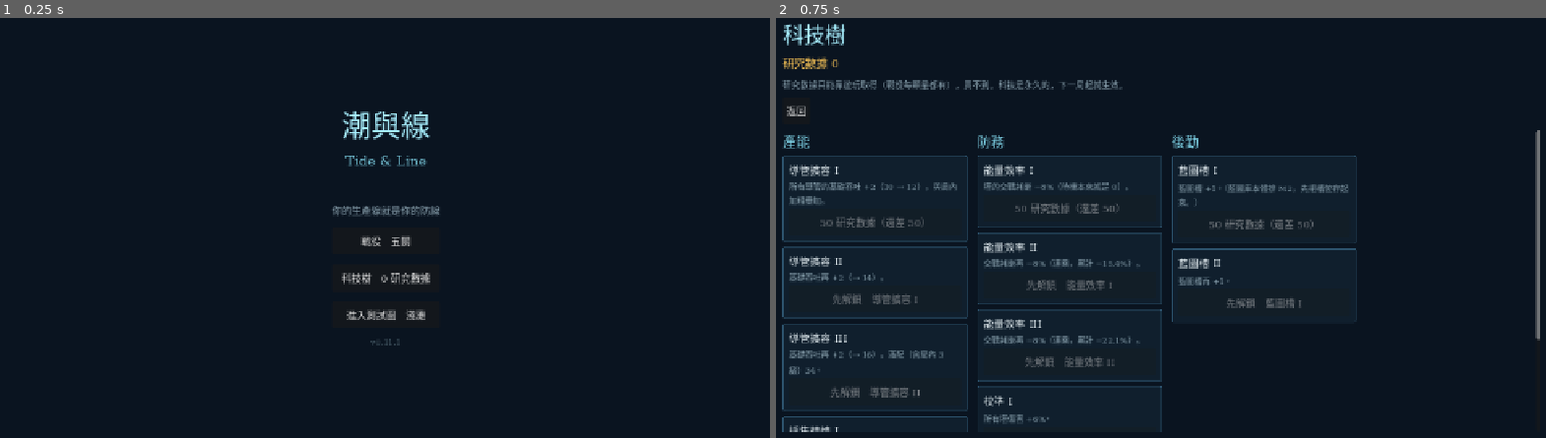
Above: before the commit, frames 1-2 (left to right).
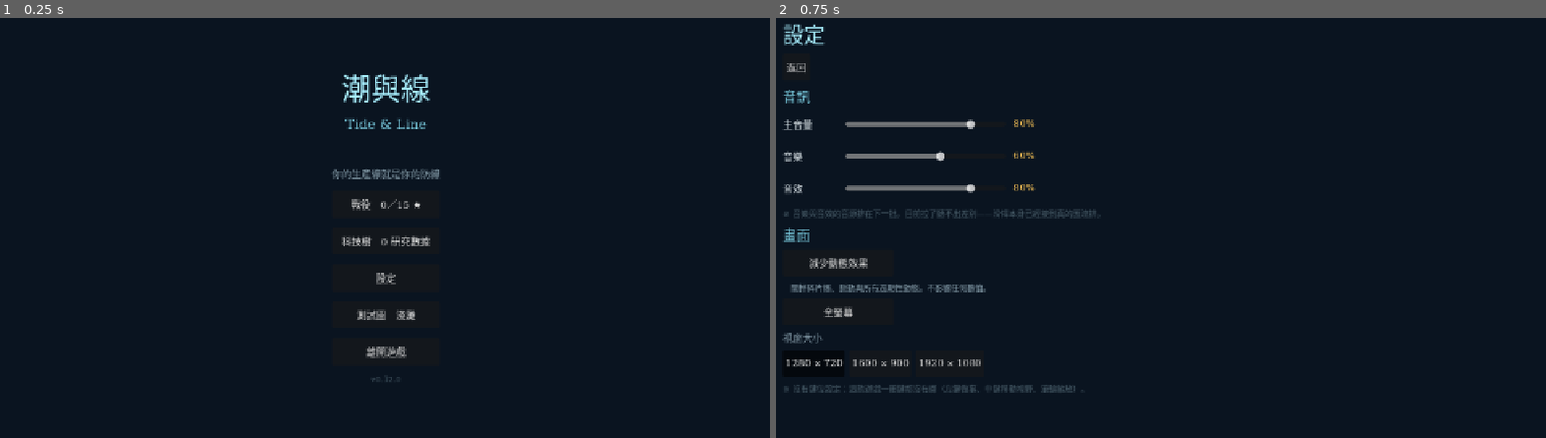
Above: after the commit, the same moments.

Repository: XiaoLin-001/TheGame
Game: Godot game, scene res://scenes/Main.tscn
The game is run twice, just before and just after one commit, with the same random seed, the same clock (stepped at 60 frames per second) and the same inputs.
Inputs (mouse positions are in pixels of both pictures, inside the frame that each line leads up to):
- Up to frame 1 (0.25 s): no input
- Up to frame 2 (0.75 s): click (1161, 278) at 0.5 s, where only the run after the commit has a clickable "設定"

The runs differ from the first frame. In frame 1, 2.3% of the frame differs, in the area x 43-58%, y 13-87%; in frame 2, 10%, in the area x 0-100%, y 1-99%.

Commit message:
B1.4 外框完整化（VERSION 0.12.0）
主選單：戰役（附 N／15 ★ 進度）／科技樹（附研究數據）／設定／測試圖／離開。
進度寫在鈕上是刻意的——回來的理由要在按下去之前就成立。
無盡・每日・公司・名冊排 M2，在做出來之前不放灰色的鈕。

設定畫面：
- 音量三軌真的接到三條匯流排（AudioBus 執行期建 BGM／SFX 掛在 Master 底下），
  走 linear_to_db。音源排 B1.5，畫面上直說「目前拉了聽不出差別」。
- 減少動態效果、全螢幕、視窗大小（三種 16:9）。
- 改了當場生效、當場存檔，沒有「套用」鈕。
- 套用集中在 GameState.apply_settings() 一支；Battle 原本自己讀
  reduce_motion 的那一行刪掉（散在各畫面讀設定＝新畫面就多一個會忘記讀的地方）。
- ★ 不做鍵位設定：這款遊戲一顆鍵都沒有綁，空的鍵位表只是把還不存在的
  東西畫出來給人看。設定畫面上寫明理由。

存檔 sv1→sv2（本專案第一個真的遷移分支）：
campaign.cleared 移除，改由 stars 推導（cleared ⟺ stars>=1）。同一個事實
存兩份遲早會漂移——漂掉那天玩家會看到「通關了但下一關還鎖著」而兩邊都「對」。
遷移三條紀律：一次跳一版、沒有 sv 的檔當成 1、不假設舊資料自洽。
save_test 另外斷言冪等（最常見的事故是開遊戲兩次跑了兩次遷移）。

截圖當場抓到兩個版面缺陷：最後一行說明掉到 720 以外（加 fits 斷言）、
CheckBox 在這套配色裡幾乎看不見（改用 toggle Button，與其他開關同語彙）。

驗證：9 支測試 848 項全過；四條 TL_CLICKTEST 路徑全 PASS（新增 settings）；
五關參考解逐格相同；平衡基準 won/1000/41/51.6 未動。

Co-Authored-By: Claude Opus 5 <noreply@anthropic.com>

Diff:
--- a/godot/data/Campaign.gd
+++ b/godot/data/Campaign.gd
@@ -503,3 +503,11 @@
 static func id_at(index: int) -> String:
 	var lv := at(index)
 	return "" if lv.is_empty() else String((lv["map"] as Dictionary)["id"])
+
+
+## 全部關卡 id（依關序）。統計進度時用，免得呼叫端自己寫一次 `for i in count()`。
+static func ids() -> Array[String]:
+	var out: Array[String] = []
+	for i in LEVELS.size():
+		out.append(id_at(i))
+	return out
--- a/godot/scripts/core/AudioBus.gd
+++ b/godot/scripts/core/AudioBus.gd
@@ -4,13 +4,64 @@
 ## 鐵律 2（30_TECH_DESIGN.md §4.1）：TL_SHOT 或 TL_MUTE 存在時自動全域靜音。
 ## **絕不在沒有測試鉤子的情況下開遊戲視窗做自動化驗證** —— 使用者可能正在工作。
 ##
-## 分軌匯流排（BGM／SFX／UI）與音量滑桿排在 B1.5，本批只做 Master 靜音。
+## ★ B1.4：三條分軌（Master / BGM / SFX）與音量在這裡落地。
+## **BGM 與 SFX 目前沒有東西可播**（音源排 B1.5），但滑桿接的是真的匯流排——
+## 接一個假的滑桿到 B1.5 再換掉，等於保證那時沒有人記得要換。
+
+## 分軌名稱。BGM 與 SFX 都掛在 Master 底下，所以主音量一動兩邊一起動。
+const BUSES := ["BGM", "SFX"]
+
+## 靜音時實際套用的分貝。`-80` 是 Godot 的實質無聲下限。
+const SILENT_DB := -80.0
 
 var muted: bool = false
 
 
 func _ready() -> void:
+	_ensure_buses()
 	muted = Env.want_mute()
 	AudioServer.set_bus_mute(AudioServer.get_bus_index("Master"), muted)
 	if muted:
 		print("[TL] audio muted")
+
+
+## 專案裡只宣告了 Master，其餘在執行期補上。
+## **寫在程式碼而不是 `default_bus_layout.tres`**：分軌名稱要和 `settings` 的
+## 鍵對得起來，而那個對應關係放在同一個檔案裡才不會各改各的。
+func _ensure_buses() -> void:
+	for name: String in BUSES:
+		if AudioServer.get_bus_index(name) >= 0:
+			continue
+		AudioServer.add_bus()
+		var i := AudioServer.bus_count - 1
+		AudioServer.set_bus_name(i, name)
+		AudioServer.set_bus_send(i, "Master")
+
+
+## 把 `settings` 的三個 0..1 音量套到匯流排上。
+##
+## ★ **靜音時不寫音量**：測試鉤子在跑的時候把音量寫回去，等於讓一個
+## 「絕不出聲」的承諾取決於玩家存檔裡剛好存了什麼（鐵律 2）。
+func apply(settings: Dictionary) -> void:
+	if muted:
+		return
+	_set_volume("Master", float(settings.get("master", 0.8)))
+	_set_volume("BGM", float(settings.get("bgm", 0.6)))
+	_set_volume("SFX", float(settings.get("sfx", 0.8)))
+
+
+## 0..1 的線性音量 → 分貝。**用 `linear_to_db` 而不是自己乘**：
+## 人耳是對數的，線性套上去會讓滑桿的前 20% 什麼都聽不出來、後面又爆掉。
+## 0 一律送到 `SILENT_DB`（`linear_to_db(0)` 是 −inf，寫進去會出事）。
+func _set_volume(bus: String, linear: float) -> void:
+	var i := AudioServer.get_bus_index(bus)
+	if i < 0:
+		return
+	var v := clampf(linear, 0.0, 1.0)
+	AudioServer.set_bus_volume_db(i, SILENT_DB if v <= 0.0 else linear_to_db(v))
+
+
+## 目前的分貝（設定畫面的自檢要能問「這個滑桿真的接到東西了嗎」）。
+func volume_db(bus: String) -> float:
+	var i := AudioServer.get_bus_index(bus)
+	return SILENT_DB if i < 0 else AudioServer.get_bus_volume_db(i)
--- a/godot/scripts/core/GameState.gd
+++ b/godot/scripts/core/GameState.gd
@@ -10,7 +10,7 @@
 ## `0.<全域批次序號>.<修補>`。**批次編號就編在版本號裡**，所以這裡不再另存一個
 ## `BATCH` 字串——B0.6 與 B0.6.1 連續兩批都忘了同步它，標題畫面掛著 `B0.5` 三天。
 ## 兩個必須手動保持一致的常數，遲早會不一致；批次名稱在 `CHANGELOG.md` 與 git log。
-const VERSION := "0.11.1"
+const VERSION := "0.12.0"
 
 const GAME_NAME := "潮與線"
 const GAME_NAME_EN := "Tide & Line"
@@ -21,6 +21,30 @@
 var data: Dictionary = {}
 
 
+const Motion := preload("res://scripts/render/Motion.gd")
+
+
 func _ready() -> void:
 	# autoload 順序把 SaveService 排在 GameState 之前，所以這裡它已經就緒。
 	SaveService.load_into(data)
+	apply_settings()
+
+
+## ★ 把存檔裡的設定套到會受影響的地方（B1.4）。**開機一次、設定畫面改一次動一次**，
+## 只有這一支——散在各畫面的 `_ready()` 裡讀設定的話，新加一個畫面就多一個
+## 會忘記讀的地方，而忘記的那個畫面看起來完全正常。
+func apply_settings() -> void:
+	var settings: Dictionary = data.get("settings", {})
+	AudioBus.apply(settings)
+	Motion.reduce = bool(settings.get("reduce_motion", false))
+	# ★ 有測試鉤子時不動視窗：`TL_SHOT` 的「同參數在任何機器上拍出同一張圖」
+	#   不能取決於這台機器的玩家把解析度設成什麼（RG-61 的同一條紀律）。
+	if Env.any_hook():
+		return
+	if bool(settings.get("fullscreen", false)):
+		DisplayServer.window_set_mode(DisplayServer.WINDOW_MODE_FULLSCREEN)
+		return
+	DisplayServer.window_set_mode(DisplayServer.WINDOW_MODE_WINDOWED)
+	var sizes: Array = SaveService.RESOLUTIONS
+	var i := clampi(int(settings.get("resolution", 0)), 0, sizes.size() - 1)
+	DisplayServer.window_set_size(sizes[i])
--- a/godot/scripts/core/SaveService.gd
+++ b/godot/scripts/core/SaveService.gd
@@ -11,10 +11,17 @@
 
 const Score := preload("res://scripts/sim/Score.gd")
 
-const SAVE_VERSION := 1
+## sv2（B1.4）：`campaign.cleared` 移除，改由 `campaign.stars` 推導。
+const SAVE_VERSION := 2
 
 const PATH := "user://save.json"
 const TMP_PATH := "user://save.json.tmp"
+
+## ★ 可選的視窗尺寸。**放在 schema 旁邊**：存檔存的是這個陣列的**索引**，
+## 兩者不在同一個檔案的那一天，刪掉一個選項就會留下一個選不到也顯示不出來的值。
+## 全部 16:9——版面基準是 1280×720，`stretch/aspect=expand` 在別的長寬比下
+## 會讓框架與地圖的比例對不上。
+const RESOLUTIONS := [Vector2i(1280, 720), Vector2i(1600, 900), Vector2i(1920, 1080)]
 
 ## 完整 schema 骨架。**讀取一律走 normalize()**，任何缺失欄位都由此補上安全預設。
 const DEFAULTS := {
@@ -22,7 +29,10 @@
 	"company_level": 1,
 	"tech": {"unlocked": [], "data": 0},
 	"roster": {"owned": [], "tokens": 0},
-	"campaign": {"cleared": [], "stars": {}},
+	# ★ sv2 起**沒有 `cleared`**：它和 `stars` 講的是同一件事（`stars[id] >= 1`），
+	# 而同一個事實存兩份遲早會漂移——漂掉的那一天，玩家會看到「這一關通關了
+	# 但下一關還鎖著」，而兩個欄位各自都「對」。
+	"campaign": {"stars": {}},
 	"endless": {"best_wave": 0, "best_score": 0},
 	# 每日兩榜：{"<日期>": {"unified": {...}, "free": {...}}}（§3）
 	"daily": {},
@@ -30,7 +40,12 @@
 	"levels": {"towers": {}, "nodes": {}},
 	"entitlements": {"purchases": [], "no_ads": false, "pass_season": 0, "pass_owned": false},
 	"blueprints": [],
-	"settings": {"master": 0.8, "bgm": 0.6, "sfx": 0.8, "reduce_motion": false},
+	# `resolution` 是 `screens/Settings.gd` 的 `RESOLUTIONS` 索引，不是像素——
+	# 存像素的話，日後刪掉一個選項就會出現一個選不到、也顯示不出來的設定值。
+	"settings": {
+		"master": 0.8, "bgm": 0.6, "sfx": 0.8,
+		"reduce_motion": false, "fullscreen": false, "resolution": 0,
+	},
 }
 
 ## 有任何 TL_* 鉤子時為 false。直接由 Env 靜態判定，不依賴其他 autoload 的 _ready 順序。
@@ -54,13 +69,36 @@
 	return d
 
 
-## 鏈式套用版本遷移。目前 sv=1 為首版，尚無遷移分支。
-## 新增時的形狀：
-##   while sv < SAVE_VERSION: match sv: 1: _migrate_sv1_to_sv2(d); sv += 1
+## ★ 鏈式套用版本遷移（B1.4 起真的有分支了）。
+##
+## **一次跳一版，不寫「從任何版本直達最新」的捷徑**：捷徑要在每加一版時
+## 重寫一次全部組合，而漏掉的那一格是玩家的存檔。
+##
+## 沒有 `sv` 的檔一律當成 1——那是首版出貨時的形狀，不是「壞檔」。
 static func migrate(d: Dictionary) -> Dictionary:
-	# 尚無 sv2，故無迴圈；沒有 sv 的舊檔也一樣，交給 _fill_defaults 補完。
-	# 加入第一個遷移時把上面註解的形狀展開。
+	var sv := int(d.get("sv", 1))
+	while sv < SAVE_VERSION:
+		match sv:
+			1: _migrate_sv1_to_sv2(d)
+		sv += 1
+	d["sv"] = SAVE_VERSION
 	return d
+
+
+## sv1 → sv2：`campaign.cleared` 併進 `campaign.stars`。
+##
+## 舊檔裡可能有「在 cleared 裡、但 stars 沒有記錄」的關（理論上不該發生，
+## 但存檔遷移**不能假設舊資料是自洽的**）——那種一律補成 1 星，
+## 因為 cleared 唯一的意思就是「至少通關過一次」。
+static func _migrate_sv1_to_sv2(d: Dictionary) -> void:
+	var campaign: Dictionary = d.get("campaign", {})
+	if not campaign.has("cleared"):
+		return
+	var stars: Dictionary = campaign.get("stars", {})
+	for id: Variant in campaign["cleared"]:
+		stars[String(id)] = maxi(1, int(stars.get(String(id), 0)))
+	campaign["stars"] = stars
+	campaign.erase("cleared")
 
 
 ## ★ 把一局戰役的結果寫進存檔（B1.2、`10_GDD.md` §7.9）。**只增不減**：
@@ -72,13 +110,10 @@
 static func apply_result(d: Dictionary, level_id: String, stars: int, reward: int) -> float:
 	var campaign: Dictionary = d.get("campaign", {})
 	var best: Dictionary = campaign.get("stars", {})
-	var cleared: Array = campaign.get("cleared", [])
 	if stars <= 0:
 		return 0.0
 	var gain := Score.reward_delta(reward, stars, int(best.get(level_id, 0)))
 	best[level_id] = maxi(stars, int(best.get(level_id, 0)))
-	if not cleared.has(level_id):
-		cleared.append(level_id)
 	var tech: Dictionary = d.get("tech", {})
 	tech["data"] = float(tech.get("data", 0)) + gain
 	return gain
--- a/godot/scripts/screens/Battle.gd
+++ b/godot/scripts/screens/Battle.gd
@@ -123,9 +123,8 @@
 	set_anchors_and_offsets_preset(Control.PRESET_FULL_RECT)
 	# ★ 「減少動態效果」（§4.4）。B1.6 之前這是**死設定**：存檔裡有、
 	#   沒有任何人讀。設定畫面在 B1.4，在那之前它由存檔預設值（false）決定。
-	Motion.reduce = bool(
-		(GameState.data.get("settings", {}) as Dictionary).get("reduce_motion", false)
-	)
+	# `Motion.reduce` 由 `GameState.apply_settings()` 統一設定（B1.4）——
+	# 開機一次、設定畫面改一次動一次。這裡不再各讀一份。
 	s = SessionState.new()
 	# `TL_PANEL=sandbox`：沙盤「靜水」（`data/Maps.gd`）。**合金那一列流動珠
 	# 只有這張圖上有**——淺灘的示範佈局沒有熔爐，所以第三種資源的視覺編碼
--- a/godot/scripts/screens/Campaign.gd
+++ b/godot/scripts/screens/Campaign.gd
@@ -116,8 +116,8 @@
 func _unlocked(index: int) -> bool:
 	if index <= 0:
 		return true
-	var cleared: Array = (GameState.data.get("campaign", {}) as Dictionary).get("cleared", [])
-	return cleared.has(CampaignData.id_at(index - 1))
+	# 「通關」＝上一關至少 1 星（sv2 起沒有另一份 `cleared` 清單，§7.9）。
+	return _stars(index - 1) >= 1
 
 
 func _stars(index: int) -> int:
--- a/godot/scripts/screens/Main.gd
+++ b/godot/scripts/screens/Main.gd
@@ -7,14 +7,19 @@
 const BattleScreen := preload("res://scripts/screens/Battle.gd")
 const CampaignScreen := preload("res://scripts/screens/Campaign.gd")
 const TechScreen := preload("res://scripts/screens/Tech.gd")
+const SettingsScreen := preload("res://scripts/screens/Settings.gd")
 const CampaignData := preload("res://data/Campaign.gd")
 
 ## TL_PANEL 目前認得的畫面。其餘由後續批次補進來。
 ## `sandbox` ＝ 局內畫面但換成沙盤「靜水」（`data/Maps.gd`）：
 ## 沒有敵人，只有三種資源在跑，用來驗合金那一列流動珠（B1.1）。
 ## `campaign` ＝ 戰役關卡選擇；配 `TL_LEVEL=1..5` 直接進那一關（B1.2）。
-## `tech` ＝ 科技樹（B1.3）。
-const KNOWN_PANELS := ["title", "battle", "sandbox", "campaign", "tech"]
+## `tech` ＝ 科技樹（B1.3）、`settings` ＝ 設定（B1.4）。
+const KNOWN_PANELS := ["title", "battle", "sandbox", "campaign", "tech", "settings"]
+
+
+## 主選單的五顆鈕（自檢要按得到）。
+var _menu_buttons: Array[Button] = []
 
 
 func _ready() -> void:
@@ -27,6 +32,9 @@
 		return
 	if Hooks.panel == "tech":
 		_enter_tech()
+		return
+	if Hooks.panel == "settings":
+		_enter_settings()
 		return
 	_build()
 	_route_panel()
@@ -60,6 +68,14 @@
 	add_child(screen)
 
 
+func _enter_settings() -> void:
+	for c: Node in get_children():
+		c.queue_free()
+	var screen := SettingsScreen.new()
+	screen.on_exit = _back_to_title
+	add_child(screen)
+
+
 func _back_to_title() -> void:
 	for c: Node in get_children():
 		remove_child(c)
@@ -85,23 +101,21 @@
 
 	col.add_child(UiKit.label(GameState.TAGLINE, 16, Palette.TEXT_SECONDARY))
 
-	# 可玩 build 的入口（工作室鐵律 2）。真正的主選單在 B1.4。
-	var campaign := Button.new()
-	campaign.text = "戰役　五關"
-	campaign.pressed.connect(_enter_campaign)
-	col.add_child(UiKit.touchable(campaign))
-
-	var tech := Button.new()
-	tech.text = "科技樹　%s 研究數據" % UiKit.commas(
-		int(float((GameState.data.get("tech", {}) as Dictionary).get("data", 0)))
-	)
-	tech.pressed.connect(_enter_tech)
-	col.add_child(UiKit.touchable(tech))
-
-	var start := Button.new()
-	start.text = "進入測試圖　淺灘"
-	start.pressed.connect(_enter_battle)
-	col.add_child(UiKit.touchable(start))
+	# ★ 主選單（B1.4）。**戰役排第一顆**：它是這款遊戲；科技樹與設定是它的周邊，
+	#   測試圖是給我自己用的。順序就是「玩家最可能想按的東西」由上而下。
+	_menu_buttons.clear()
+	for entry: Array in [
+		["戰役　%s" % _campaign_progress(), _enter_campaign],
+		["科技樹　%s 研究數據" % UiKit.commas(int(_research_data())), _enter_tech],
+		["設定", _enter_settings],
+		["測試圖　淺灘", _enter_battle],
+		["離開遊戲", _quit],
+	]:
+		var b := Button.new()
+		b.text = String(entry[0])
+		b.pressed.connect(entry[1] as Callable)
+		_menu_buttons.append(b)
+		col.add_child(UiKit.touchable(b))
 
 	# TL_NAKED 的語意是「隱藏所有數值標籤，只留圖形」（30_TECH_DESIGN.md §4.1）。
 	# 本批還沒有 HUD 可遮，先把版本／鉤子這行納管，證明這條路徑真的接通了；
@@ -118,6 +132,28 @@
 		col.add_child(UiKit.label(hooks, 11, Palette.WARN_ORANGE))
 
 
+## 戰役進度：滿星是 15 顆。**主選單上就看得到「還差幾顆」**——
+## 回來的理由要在按下去之前就成立，不是進了關卡選擇才發現。
+func _campaign_progress() -> String:
+	var best: Dictionary = (GameState.data.get("campaign", {}) as Dictionary).get("stars", {})
+	var got := 0
+	for id: String in CampaignData.ids():
+		got += int(best.get(id, 0))
+	var total := CampaignData.count() * 3
+	return "%d／%d ★" % [got, total]
+
+
+func _research_data() -> float:
+	return float((GameState.data.get("tech", {}) as Dictionary).get("data", 0))
+
+
+## 離開。**存一次再走**——設定畫面雖然改一次存一次，但戰役結算那條路徑
+## 是在 `Battle` 裡寫的，留一個出口統一收尾比較不會漏。
+func _quit() -> void:
+	SaveService.save_from(GameState.data)
+	get_tree().quit()
+
+
 func _route_panel() -> void:
 	if Hooks.panel == "":
 		return
--- /dev/null
+++ b/godot/scripts/screens/Settings.gd
@@ -0,0 +1,273 @@
+extends Control
+## 設定畫面（B1.4、`10_GDD.md` §6.2）。
+##
+## 三條紀律：
+##   ① **改了當場生效**，不要「套用」鈕。滑桿拉到一半才知道結果的音量沒有意義。
+##   ② **當場存檔**。改完設定又忘了存的那一個玩家，下次開遊戲會以為設定壞了。
+##   ③ **不做鍵位設定**。這款遊戲一顆鍵都沒有綁（局內說明就寫著「沒有鍵盤」），
+##      做一個空的鍵位表只是把「還沒有的東西」畫出來給人看。B1.4 的 DoD 列了
+##      鍵位，這裡誠實地不做，理由記在 `40_PRODUCTION_PLAN.md` 的完工證據。
+
+const Motion := preload("res://scripts/render/Motion.gd")
+
+## 可選的視窗尺寸。清單本體在 `SaveService`——存檔存的是它的索引，
+## 兩者放同一個檔案才不會各改各的。
+const RESOLUTIONS := SaveService.RESOLUTIONS
+
+## `settings` 的三個音量鍵 →（顯示名, 匯流排名）。
+const VOLUMES := [
+	["master", "主音量", "Master"],
+	["bgm", "音樂", "BGM"],
+	["sfx", "音效", "SFX"],
+]
+
+
+var on_exit: Callable = Callable()
+
+var _sliders: Dictionary = {}          # key → HSlider
+var _reduce_check: Button = null
+var _fullscreen_check: Button = null
+var _res_buttons: Array[Button] = []
+var _col: VBoxContainer = null
+
+
+func _ready() -> void:
+	theme = UiKit.theme()
+	set_anchors_and_offsets_preset(Control.PRESET_FULL_RECT)
+	_build()
+	if Hooks.click_test:
+		_click_selftest.call_deferred()
+
+
+func _settings() -> Dictionary:
+	return GameState.data["settings"]
+
+
+## ★ 輸入層自檢（`TL_CLICKTEST=1 TL_PANEL=settings`）。
+##
+## 這個畫面唯一該問的問題是「拉了滑桿之後，**外面那個東西真的變了嗎**」——
+## 一個只寫進字典、沒有接到匯流排／`Motion.reduce`／視窗的設定畫面，
+## 看起來和正常的完全一樣（B1.3 那條「買了沒生效的科技」是同一類缺陷）。
+func _click_selftest() -> void:
+	await get_tree().process_frame
+	await get_tree().process_frame
+	var s := _settings()
+
+	# ① 音量：拉滑桿 → 存檔的值變了 → **匯流排的分貝也變了**。
+	#    有測試鉤子時 `AudioBus.muted` 為真、`apply()` 是空操作（鐵律 2），
+	#    所以這裡只驗到「值有寫進去」為止，分貝那一半改用直接呼叫驗。
+	(_sliders["master"] as HSlider).value = 0.5
+	await get_tree().process_frame
+	var vol_saved: bool = is_equal_approx(float(s["master"]), 0.5)
+	# 匯流排本身要真的存在（`apply()` 找不到就會靜靜地什麼都不做）。
+	var buses_exist: bool = (
+		AudioServer.get_bus_index("BGM") >= 0 and AudioServer.get_bus_index("SFX") >= 0
+	)
+	# ★ 鐵律 2：**靜音時 `apply()` 必須是空操作**。不然「有鉤子就一定不出聲」
+	#   這個承諾會變成「取決於這台機器的玩家把音量存成多少」。
+	var db_before := AudioBus.volume_db("Master")
+	AudioBus.apply({"master": 1.0, "bgm": 1.0, "sfx": 1.0})
+	var mute_wins: bool = AudioBus.muted and is_equal_approx(
+		AudioBus.volume_db("Master"), db_before
+	)
+
+	# ② 減少動態效果：勾了之後 `Motion.reduce` 當場為真、效果壽命歸零。
+	_reduce_check.button_pressed = true
+	await get_tree().process_frame
+	var reduce_live: bool = Motion.reduce and Motion.ticks(Motion.BASE) == 0
+	_reduce_check.button_pressed = false
+	await get_tree().process_frame
+	var reduce_off: bool = not Motion.reduce and Motion.ticks(Motion.BASE) > 0
+
+	# ③ 解析度：點第二顆 → 視窗真的變大 → 再點回來。
+	#    **點回來是必要的**：`TL_SHOT` 那條路徑要求同參數拍出同一張圖。
+	var before := DisplayServer.window_get_size()
+	_press(_res_buttons[1])
+	await get_tree().process_frame
+	var resized: bool = DisplayServer.window_get_size() == RESOLUTIONS[1]
+	_press(_res_buttons[0])
+	await get_tree().process_frame
+	var restored: bool = DisplayServer.window_get_size() == RESOLUTIONS[0] and before == before
+
+	# ④ 存檔沒有被真的寫出去（有鉤子時 persist=false，鐵律 1）。
+	var no_write: bool = not SaveService.persist
+
+	# ⑤ ★ **整頁留在畫面內**（RG-75 的同一條）。第一版的間距讓最後那行說明
+	#    掉到 720 以外，而 `_draw()` 對此一個字都不會說。
+	var last: Control = _col.get_child(_col.get_child_count() - 1)
+	var fits: bool = last.global_position.y + last.size.y <= float(size.y)
+
+	var ok: bool = (
+		vol_saved and mute_wins and buses_exist and reduce_live and reduce_off
+		and resized and restored and no_write and fits
+	)
+	print("[TL_CLICKTEST/settings] vol=%s buses=%s mute_wins=%s reduce_on=%s reduce_off=%s resize=%s restore=%s no_write=%s fits=%s → %s" % [
+		vol_saved, buses_exist, mute_wins, reduce_live, reduce_off, resized, restored, no_write,
+		fits, "PASS" if ok else "FAIL"
+	])
+	if Hooks.shot_path == "":
+		get_tree().quit(0 if ok else 1)
+
+
+func _press(b: Button) -> void:
+	b.grab_focus()
+	b.pressed.emit()
+
+
+func _clear() -> void:
+	for c: Node in get_children():
+		remove_child(c)
+		c.queue_free()
+
+
+func _build() -> void:
+	_clear()
+	_sliders.clear()
+	_res_buttons.clear()
+
+	var margin := MarginContainer.new()
+	margin.set_anchors_and_offsets_preset(Control.PRESET_FULL_RECT)
+	for side: String in ["left", "right", "top", "bottom"]:
+		margin.add_theme_constant_override("margin_" + side, 24)
+	add_child(margin)
+
+	# 間距 8 而不是 14：這一頁有 13 個列，每一格間距都乘以 13。
+	# 第一版用 14 就讓最後那行說明掉到 720 以外（自檢的 `fits` 現在守著）。
+	var col := UiKit.vbox(8)
+	_col = col
+	margin.add_child(col)
+	col.add_child(UiKit.label("設定", 34, Palette.ORDER_BRIGHT, false))
+	if on_exit.is_valid():
+		var back := Button.new()
+		back.text = "返回"
+		back.pressed.connect(on_exit)
+		var row := UiKit.hbox(0)
+		row.add_child(UiKit.touchable(back))
+		col.add_child(row)
+
+	col.add_child(UiKit.label("音訊", 22, Palette.ORDER_CYAN, false))
+	for v: Array in VOLUMES:
+		col.add_child(_volume_row(String(v[0]), String(v[1])))
+	# 誠實標記：B1.5 之前這兩軌沒有東西可播。**不寫的話玩家會以為滑桿壞了。**
+	col.add_child(UiKit.label(
+		"※ 音樂與音效的音源排在下一批，目前拉了聽不出差別——滑桿本身已經接到真的匯流排。",
+		13, Palette.TEXT_DISABLED, false
+	))
+
+	col.add_child(UiKit.label("畫面", 22, Palette.ORDER_CYAN, false))
+	_reduce_check = _checkbox(
+		"減少動態效果", bool(_settings().get("reduce_motion", false)), _on_reduce
+	)
+	col.add_child(_left(_reduce_check))
+	col.add_child(UiKit.label(
+		"　關掉碎片爆、脈動與所有週期性動態。不影響任何數值。",
+		13, Palette.TEXT_SECONDARY, false
+	))
+	_fullscreen_check = _checkbox(
+		"全螢幕", bool(_settings().get("fullscreen", false)), _on_fullscreen
+	)
+	col.add_child(_left(_fullscreen_check))
+
+	col.add_child(UiKit.label("視窗大小", 16, Palette.TEXT_SECONDARY, false))
+	var res_row := UiKit.hbox(8)
+	col.add_child(res_row)
+	for i in RESOLUTIONS.size():
+		var size: Vector2i = RESOLUTIONS[i]
+		var b := Button.new()
+		b.text = "%d × %d" % [size.x, size.y]
+		b.toggle_mode = true
+		b.button_pressed = size == _saved_resolution()
+		b.pressed.connect(_on_resolution.bind(i))
+		_res_buttons.append(b)
+		res_row.add_child(UiKit.touchable(b))
+
+	col.add_child(UiKit.label(
+		"※ 沒有鍵位設定：這款遊戲一顆鍵都沒有綁（左鍵做事、中鍵移動視野、滾輪縮放）。",
+		13, Palette.TEXT_DISABLED, false
+	))
+
+
+func _volume_row(key: String, label: String) -> Control:
+	var row := UiKit.hbox(12)
+	var name := UiKit.label(label, 16, Palette.TEXT_PRIMARY, false)
+	name.custom_minimum_size.x = 90
+	row.add_child(name)
+	var slider := HSlider.new()
+	slider.min_value = 0.0
+	slider.max_value = 1.0
+	slider.step = 0.05
+	slider.value = float(_settings().get(key, 0.8))
+	slider.custom_minimum_size = Vector2(260, UiKit.TOUCH_MIN)
+	var value := UiKit.label("%d%%" % roundi(slider.value * 100.0), 16, Palette.ENERGY_AMBER, false)
+	value.custom_minimum_size.x = 56
+	slider.value_changed.connect(_on_volume.bind(key, value))
+	_sliders[key] = slider
+	row.add_child(slider)
+	row.add_child(value)
+	return row
+
+
+## ★ 用 toggle `Button` 而不是 `CheckBox`：預設主題的勾選框是深色方塊畫在
+## 深色底上，在這套配色裡幾乎看不見（截圖當場看出來的）。全遊戲其他地方的
+## 開關（底欄的「優先權」「說明」、視窗大小）都是按下去會凹進去的 toggle 鈕，
+## 這裡跟著同一個語彙，順便就不必替一個元件單獨調主題。
+func _checkbox(text: String, on: bool, handler: Callable) -> Button:
+	var c := Button.new()
+	c.text = text
+	c.toggle_mode = true
+	c.button_pressed = on
+	c.custom_minimum_size.x = 180
+	c.toggled.connect(handler)
+	return c
+
+
+## `VBoxContainer` 會把子節點橫向撐滿，開關撐成一整條看起來像分隔線不像鈕。
+## 包一層 `HBox` 讓它維持自然寬度、靠左。
+func _left(c: Control) -> Control:
+	var row := UiKit.hbox(0)
+	row.add_child(UiKit.touchable(c))
+	return row
+
+
+func _saved_resolution() -> Vector2i:
+	var i := int(_settings().get("resolution", 0))
+	return RESOLUTIONS[clampi(i, 0, RESOLUTIONS.size() - 1)]
+
+
+# ── 變更處理：一律「當場生效 → 當場存檔」 ────────────────────────────
+
+func _on_volume(v: float, key: String, value_label: Label) -> void:
+	_settings()[key] = v
+	value_label.text = "%d%%" % roundi(v * 100.0)
+	AudioBus.apply(_settings())
+	_save()
+
+
+func _on_reduce(on: bool) -> void:
+	_settings()["reduce_motion"] = on
+	Motion.reduce = on
+	_save()
+
+
+func _on_fullscreen(on: bool) -> void:
+	_settings()["fullscreen"] = on
+	DisplayServer.window_set_mode(
+		DisplayServer.WINDOW_MODE_FULLSCREEN if on else DisplayServer.WINDOW_MODE_WINDOWED
+	)
+	_save()
+
+
+func _on_resolution(index: int) -> void:
+	_settings()["resolution"] = index
+	for i in _res_buttons.size():
+		_res_buttons[i].button_pressed = i == index
+	# 全螢幕時改視窗大小是空操作，但值仍然存起來——切回視窗時要用得到。
+	if not bool(_settings().get("fullscreen", false)):
+		DisplayServer.window_set_size(RESOLUTIONS[index])
+	_save()
+
+
+## 有測試鉤子時 `SaveService.save_from()` 自己會跳過（鐵律 1），
+## 所以這裡不必再判一次——判兩次的那一天，兩邊的條件就會開始不一樣。
+func _save() -> void:
+	SaveService.save_from(GameState.data)
--- a/godot/tests/campaign_test.gd
+++ b/godot/tests/campaign_test.gd
@@ -207,7 +207,8 @@
 	var gain := SaveService.apply_result(d, "tidemouth", 2, 30)
 	t.near(gain, 60.0, "首通 2 星＝30 × 2")
 	t.near(float((d["tech"] as Dictionary)["data"]), 60.0, "研究數據入帳")
-	t.eq((d["campaign"] as Dictionary)["cleared"], ["tidemouth"], "通關紀錄寫進去了")
+	# sv2 起「通關」就是「星數 >= 1」，沒有另一份 cleared 清單（B1.4）。
+	t.eq(int(((d["campaign"] as Dictionary)["stars"] as Dictionary)["tidemouth"]), 2, "通關紀錄＝星數")
 
 	# 回頭補到 3 星：**只補差額**。
 	var gain2 := SaveService.apply_result(d, "tidemouth", 3, 30)
@@ -222,7 +223,7 @@
 	# 重玩失敗：星數與通關紀錄都不得被抹掉（紅線 R1「失敗只花時間」）。
 	SaveService.apply_result(d, "tidemouth", 0, 30)
 	t.eq(int(((d["campaign"] as Dictionary)["stars"] as Dictionary)["tidemouth"]), 3, "失敗不扣星")
-	t.eq((d["campaign"] as Dictionary)["cleared"], ["tidemouth"], "失敗不會抹掉通關紀錄")
+	t.ok(not (d["campaign"] as Dictionary).has("cleared"), "sv2 不再有 cleared 這個重複來源")
 
 	# 存檔往返：normalize 之後戰役進度還在（只增不破）。
 	var round_trip := SaveService.normalize(d)
--- a/godot/tests/save_test.gd
+++ b/godot/tests/save_test.gd
@@ -50,9 +50,50 @@
 	# ── 磁碟往返：原子寫入 → 讀回 → 一致 ──
 	_disk_round_trip(t)
 
-	t.pending("sv1→sv2 遷移分支（目前只有首版，尚無可測的遷移）", "首次結構改動時")
+	_migration_sv1_to_sv2(t)
 
 	quit(t.report())
+
+
+## ★ sv1 → sv2（B1.4）：`campaign.cleared` 併進 `campaign.stars`。
+##
+## 這是本專案第一個真的遷移分支，所以它同時也是**遷移機制本身**的覆蓋：
+## 一次跳一版、沒有 `sv` 的檔當成 1、遷移過的檔再跑一次不得二次變形。
+func _migration_sv1_to_sv2(t: RefCounted) -> void:
+	# ① 典型的 sv1 存檔：三關通關，其中兩關有星數。
+	var old := {
+		"sv": 1,
+		"campaign": {"cleared": ["tidemouth", "twinbay", "narrows"], "stars": {
+			"tidemouth": 3, "twinbay": 2,
+		}},
+	}
+	var up: Dictionary = Save.normalize(old)
+	var stars: Dictionary = (up["campaign"] as Dictionary)["stars"]
+	t.eq(up["sv"], 2, "遷移後 sv 是 2")
+	t.ok(not (up["campaign"] as Dictionary).has("cleared"), "cleared 已移除")
+	t.eq(int(stars["tidemouth"]), 3, "既有星數不被遷移壓低")
+	t.eq(int(stars["twinbay"]), 2, "既有星數原樣保留")
+	# ★ 「在 cleared 裡但 stars 沒記錄」補成 1 星。**遷移不能假設舊資料自洽**——
+	#   真實存檔會有中途版本、有當機、有手改過的檔。
+	t.eq(int(stars["narrows"]), 1, "只在 cleared 裡的關補成 1 星（不假設舊資料自洽）")
+
+	# ② 沒有 `sv` 的檔＝首版出貨的形狀，不是壞檔。
+	var no_sv: Dictionary = Save.normalize({"campaign": {"cleared": ["tidemouth"]}})
+	t.eq(no_sv["sv"], 2, "沒有 sv 的舊檔一樣跑得完遷移鏈")
+	t.eq(
+		int(((no_sv["campaign"] as Dictionary)["stars"] as Dictionary)["tidemouth"]), 1,
+		"沒有 sv 的舊檔也補得到星數"
+	)
+
+	# ③ **冪等**：已經是 sv2 的檔再 normalize 一次不得再變形。
+	#    遷移最常見的事故就是「開遊戲兩次跑了兩次遷移」。
+	var again: Dictionary = Save.normalize(up)
+	t.eq(again["campaign"], up["campaign"], "已遷移的檔再跑一次不變（冪等）")
+
+	# ④ 新存檔不受影響。
+	var fresh2: Dictionary = Save.normalize({})
+	t.eq((fresh2["campaign"] as Dictionary)["stars"], {}, "全新存檔：沒有任何星數")
+	t.ok(not (fresh2["campaign"] as Dictionary).has("cleared"), "全新存檔不會長出 cleared")
 
 
 ## 實際寫檔／讀檔。這段是「只增不破」承諾與原子寫入唯一的自動化覆蓋。
Not shown, added: godot/scripts/screens/Settings.gd.uid
Not shown, changed: CHANGELOG.md
Not shown, changed: CLAUDE.md
Not shown, changed: docs/10_GDD.md
Not shown, changed: docs/30_TECH_DESIGN.md
Not shown, changed: docs/40_PRODUCTION_PLAN.md
Not shown, changed: docs/50_QA_PLAN.md
